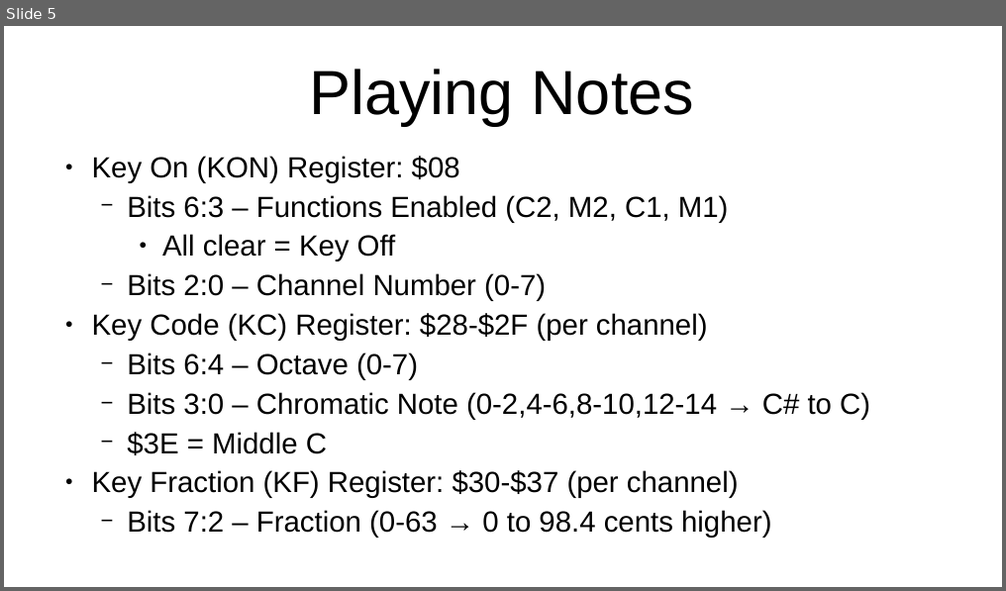
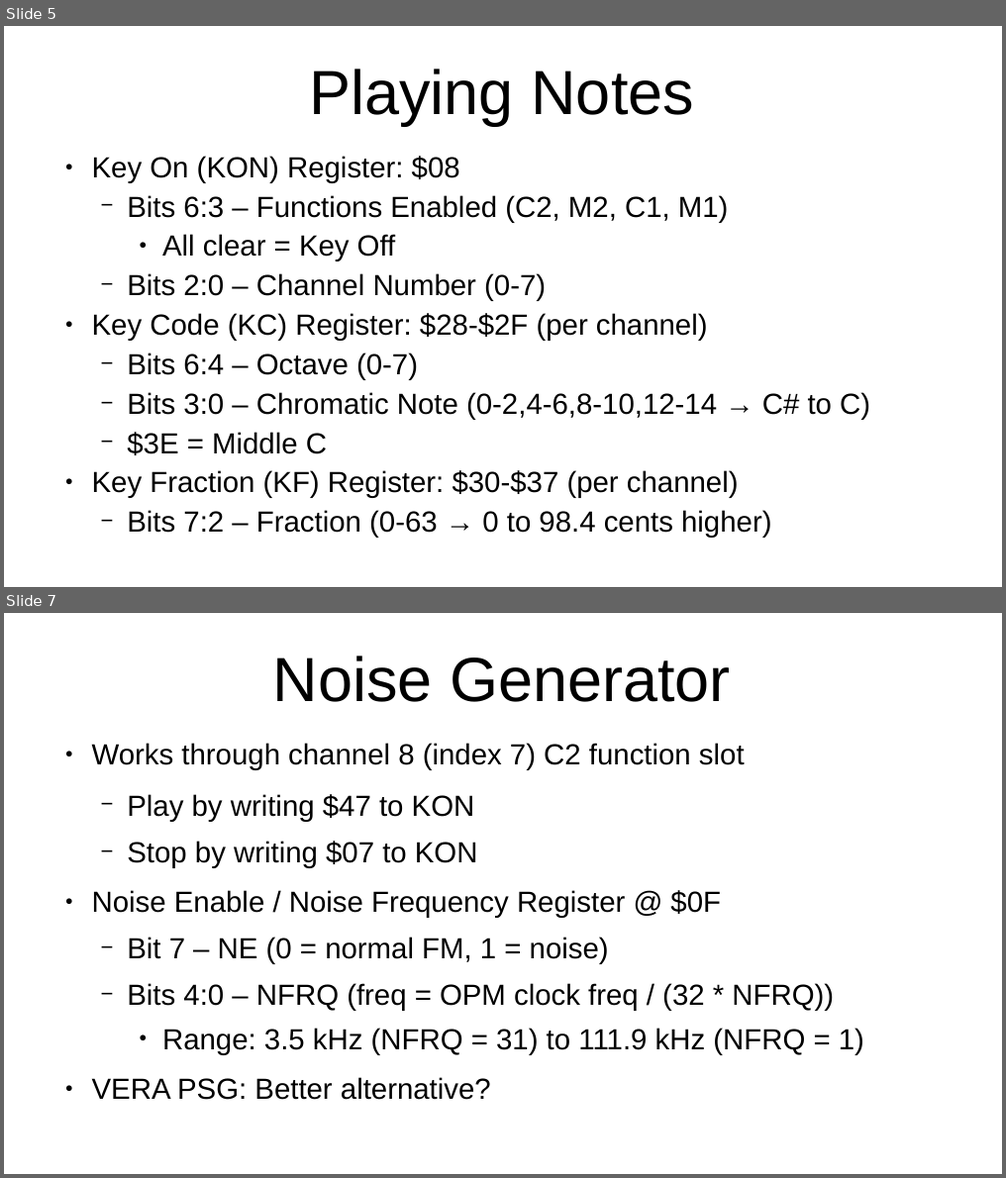
Before and after one commit to SlithyMatt/x16-assembly-tutorial, a slide deck: Lesson17/Lesson17.odp. Shown one above the other, each under a label of ours: slide 5 before the commit, slides 5 and 7 after it; the slides between them are not shown. The pictures are 1006x591 and 1006x1178 pixels, drawn with LibreOffice and Linux fonts; fonts in the diff are those of the drawing. Boxes give left, top, right and bottom in pixels: in the first picture for what was removed or moved away, otherwise in the second. Text is boxed around its words. In the diff, an @@ line names an element or a change of style, - is before the commit and + after.

```diff
--- a/Lesson17/Lesson17.odp
+++ b/Lesson17/Lesson17.odp
@@ slide 7 added at [4, 613, 1002, 1174], background #FFFFFF @@
@@ title added at [273, 656, 731, 702], 60 pt, text #000000 @@
+Noise Generator
@@ text added at [92, 743, 864, 1100], 28 pt, text #000000 @@
+● Works through channel 8 (index 7) C2 function slot
+  − Play by writing $47 to KON
+  − Stop by writing $07 to KON
+● Noise Enable / Noise Frequency Register @ $0F
+  − Bit 7 – NE (0 = normal FM, 1 = noise)
+  − Bits 4:0 – NFRQ (freq = OPM clock freq / (32 * NFRQ))
+    ● Range: 3.5 kHz (NFRQ = 31) to 111.9 kHz (NFRQ = 1)
+● VERA PSG: Better alternative?
```
Also in this commit, not shown: 2 slides changed, 1 other slide added, 1 slide removed, 1 other file.
